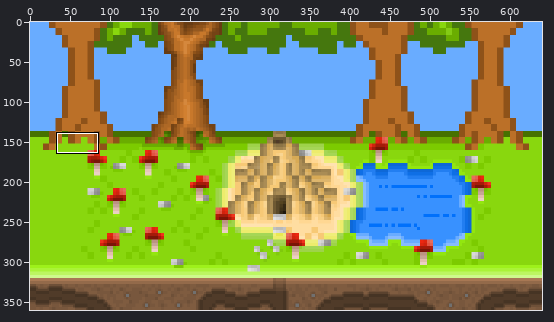
Sprite sheet, stored at images/background1.png. Above, an overview of the earlier version with the close-up marked.
Close-up. The starting point:
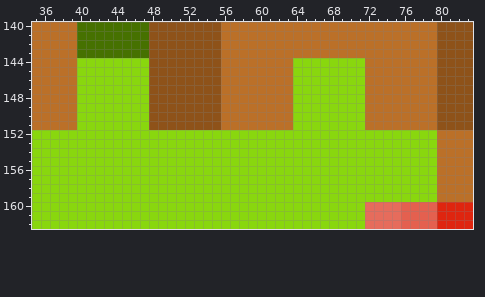
The file is 640x360 pixels. Colours within 5 levels of each other are drawn and written as one. Shown: x 35..83, y 140..162. The commit also changed other parts of the picture, which this record leaves out.
New version:
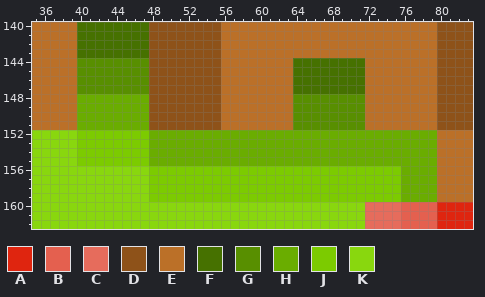
Palette (. is transparent): A #df250f  B #e4604f  C #e66c5c  D #8e5219  E #bb7028  F #467100  G #588f00  H #6aad00  J #7ccb00  K #89d70e
The edit:
@@ x 35..83 @@
 143 EEEEEFFFFFFFFDDDDDDDDEEEEEEEEEEEEEEEEEEEEEEEEDDDD
-144 EEEEEKKKKKKKKDDDDDDDDEEEEEEEEKKKKKKKKEEEEEEEEDDDD
-145 EEEEEKKKKKKKKDDDDDDDDEEEEEEEEKKKKKKKKEEEEEEEEDDDD
-146 EEEEEKKKKKKKKDDDDDDDDEEEEEEEEKKKKKKKKEEEEEEEEDDDD
-147 EEEEEKKKKKKKKDDDDDDDDEEEEEEEEKKKKKKKKEEEEEEEEDDDD
-148 EEEEEKKKKKKKKDDDDDDDDEEEEEEEEKKKKKKKKEEEEEEEEDDDD
-149 EEEEEKKKKKKKKDDDDDDDDEEEEEEEEKKKKKKKKEEEEEEEEDDDD
-150 EEEEEKKKKKKKKDDDDDDDDEEEEEEEEKKKKKKKKEEEEEEEEDDDD
-151 EEEEEKKKKKKKKDDDDDDDDEEEEEEEEKKKKKKKKEEEEEEEEDDDD
-152 KKKKKKKKKKKKKKKKKKKKKKKKKKKKKKKKKKKKKKKKKKKKKEEEE
-153 KKKKKKKKKKKKKKKKKKKKKKKKKKKKKKKKKKKKKKKKKKKKKEEEE
-154 KKKKKKKKKKKKKKKKKKKKKKKKKKKKKKKKKKKKKKKKKKKKKEEEE
-155 KKKKKKKKKKKKKKKKKKKKKKKKKKKKKKKKKKKKKKKKKKKKKEEEE
-156 KKKKKKKKKKKKKKKKKKKKKKKKKKKKKKKKKKKKKKKKKKKKKEEEE
-157 KKKKKKKKKKKKKKKKKKKKKKKKKKKKKKKKKKKKKKKKKKKKKEEEE
-158 KKKKKKKKKKKKKKKKKKKKKKKKKKKKKKKKKKKKKKKKKKKKKEEEE
-159 KKKKKKKKKKKKKKKKKKKKKKKKKKKKKKKKKKKKKKKKKKKKKEEEE
+144 EEEEEGGGGGGGGDDDDDDDDEEEEEEEEFFFFFFFFEEEEEEEEDDDD
+145 EEEEEGGGGGGGGDDDDDDDDEEEEEEEEFFFFFFFFEEEEEEEEDDDD
+146 EEEEEGGGGGGGGDDDDDDDDEEEEEEEEFFFFFFFFEEEEEEEEDDDD
+147 EEEEEGGGGGGGGDDDDDDDDEEEEEEEEFFFFFFFFEEEEEEEEDDDD
+148 EEEEEHHHHHHHHDDDDDDDDEEEEEEEEGGGGGGGGEEEEEEEEDDDD
+149 EEEEEHHHHHHHHDDDDDDDDEEEEEEEEGGGGGGGGEEEEEEEEDDDD
+150 EEEEEHHHHHHHHDDDDDDDDEEEEEEEEGGGGGGGGEEEEEEEEDDDD
+151 EEEEEHHHHHHHHDDDDDDDDEEEEEEEEGGGGGGGGEEEEEEEEDDDD
+152 KKKKKJJJJJJJJHHHHHHHHHHHHHHHHHHHHHHHHHHHHHHHHEEEE
+153 KKKKKJJJJJJJJHHHHHHHHHHHHHHHHHHHHHHHHHHHHHHHHEEEE
+154 KKKKKJJJJJJJJHHHHHHHHHHHHHHHHHHHHHHHHHHHHHHHHEEEE
+155 KKKKKJJJJJJJJHHHHHHHHHHHHHHHHHHHHHHHHHHHHHHHHEEEE
+156 KKKKKKKKKKKKKJJJJJJJJJJJJJJJJJJJJJJJJJJJJHHHHEEEE
+157 KKKKKKKKKKKKKJJJJJJJJJJJJJJJJJJJJJJJJJJJJHHHHEEEE
+158 KKKKKKKKKKKKKJJJJJJJJJJJJJJJJJJJJJJJJJJJJHHHHEEEE
+159 KKKKKKKKKKKKKJJJJJJJJJJJJJJJJJJJJJJJJJJJJHHHHEEEE
 160 KKKKKKKKKKKKKKKKKKKKKKKKKKKKKKKKKKKKKCCCCBBBBAAAA
Boxes around the changes in both close-ups, in picture pixels (x1, y1, x2, y2):
changed: (77, 58, 437, 202)
